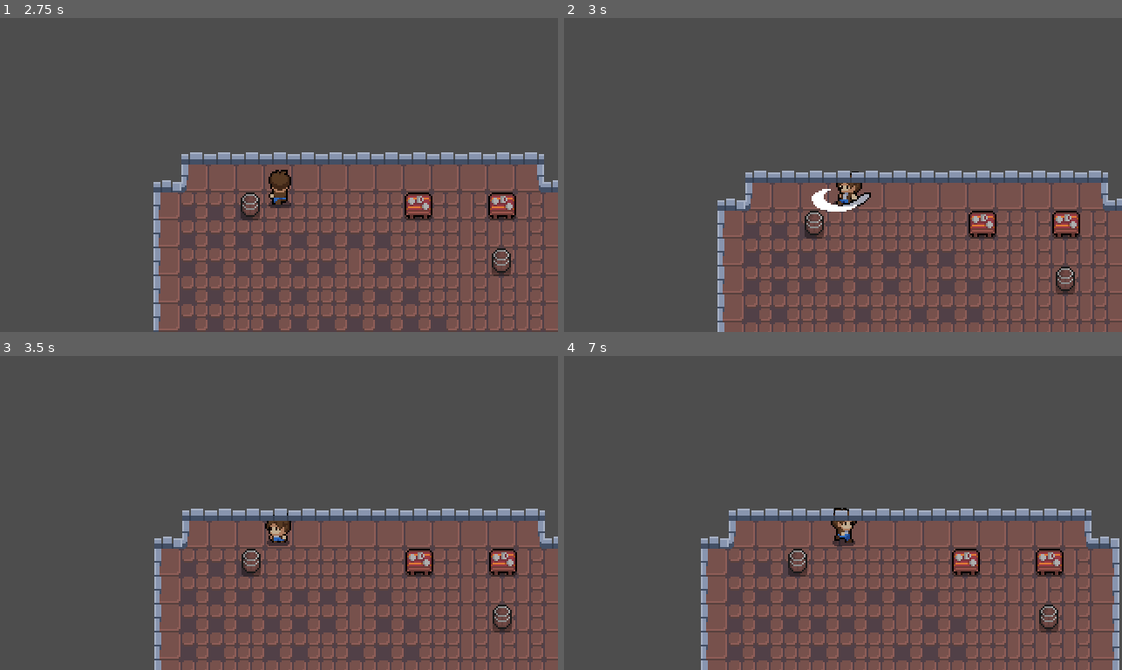
Above: before the commit, frames 1-4 (two rows, left to right).
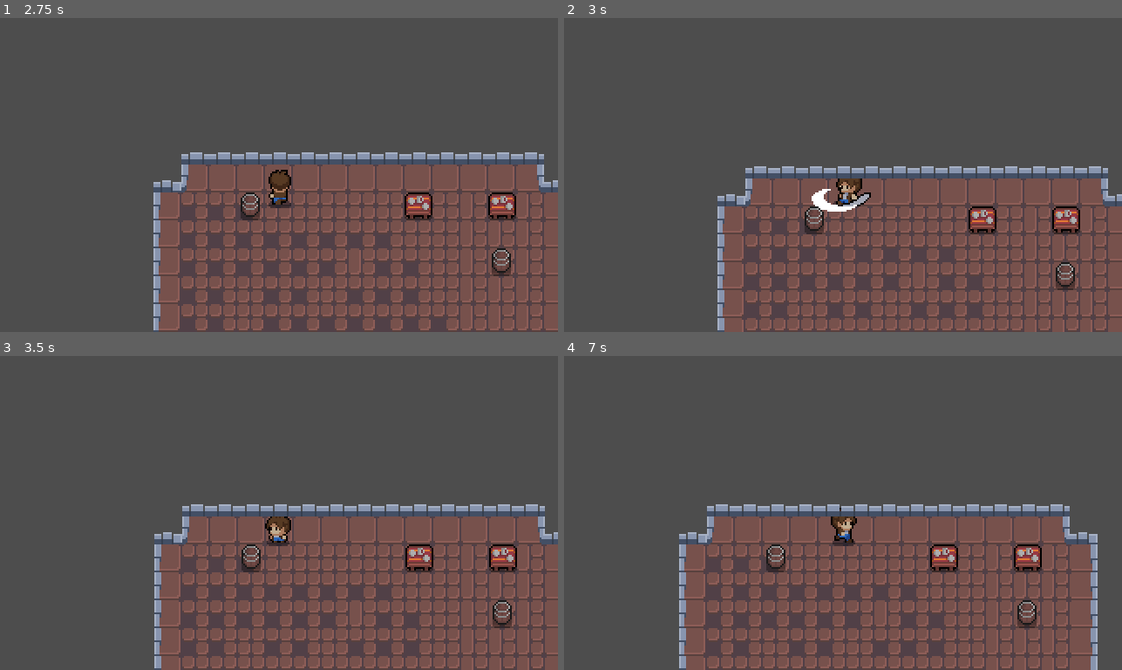
Above: after the commit, the same moments.

Repository: AlayandeWork/Rate.My.Hero
Game: Godot game, scene res://Nodes/Menu/menu.tscn
Same seed, same stepped clock (60 frames per second), same inputs: the game is played once before the commit and once after it.
Inputs (mouse positions are in pixels of both pictures, inside the frame that each line leads up to):
- Up to frame 1 (2.75 s): click "Start" at 0.5 s; move the mouse to (251, 237) at 1.27 s; hold Space (Attack) 1.28-2.03 s; hold Up (Up) from 1.28 s (still down); move the mouse to (446, 222) at 2.02 s; tap Space (Attack) at 2.1 s
- Up to frame 2 (3 s): move the mouse to (675, 127) at 2.77 s; release Up (Up) at 2.78 s; hold Left (Left) from 2.78 s (still down); hold Space (Attack) from 2.78 s (still down)
- Up to frame 3 (3.5 s): keep holding Left (Left); keep holding Space (Attack)
- Up to frame 4 (7 s): move the mouse to (870, 513) at 3.52 s; release Space (Attack) at 3.53 s; tap Space (Attack) at 3.6, 5.1, 6.6 s; move the mouse to (759, 434) at 4.27 s; release Left (Left) at 4.28 s; hold Down (Down) 4.28-5.03 s; hold Space (Attack) 4.28-5.03 s; move the mouse to (965, 497) at 5.02 s; hold Right (Right) 5.03-5.78 s; move the mouse to (731, 528) at 5.77 s; hold Up (Up) 5.78-6.53 s; hold Space (Attack) 5.78-6.53 s; move the mouse to (898, 443) at 6.52 s; hold Right (Right) from 6.53 s (still down)

Frame 1 is identical in both runs. In frame 2, 12% of the frame differs, in the area x 27-100%, y 47-100%; in frame 3, 12%; in frame 4, 23%, in the area x 20-100%, y 47-100%.

Commit message:
enabled y-sorting for player

Diff:
--- a/Nodes/Hero/Hero.tscn
+++ b/Nodes/Hero/Hero.tscn
@@ -857,6 +857,8 @@
 
 [node name="CharacterBody2D" type="CharacterBody2D"]
 process_mode = 3
+z_index = 2
+y_sort_enabled = true
 collision_layer = 2
 script = ExtResource("2")
 
@@ -883,6 +885,5 @@
 [node name="CollisionShape2D" type="CollisionShape2D" parent="."]
 position = Vector2(0.5, 3.5)
 shape = SubResource("CapsuleShape2D_pa7el")
-disabled = true
 
 [node name="Camera2D" type="Camera2D" parent="."]
--- a/Nodes/Main/Main.tscn
+++ b/Nodes/Main/Main.tscn
@@ -10,6 +10,8 @@
 
 [node name="CharacterBody2D" parent="." instance=ExtResource("2_4hur4")]
 z_index = 2
+z_as_relative = false
+y_sort_enabled = true
 position = Vector2(104, 56)
 
 [node name="TileMap" parent="." instance=ExtResource("2_86i67")]
